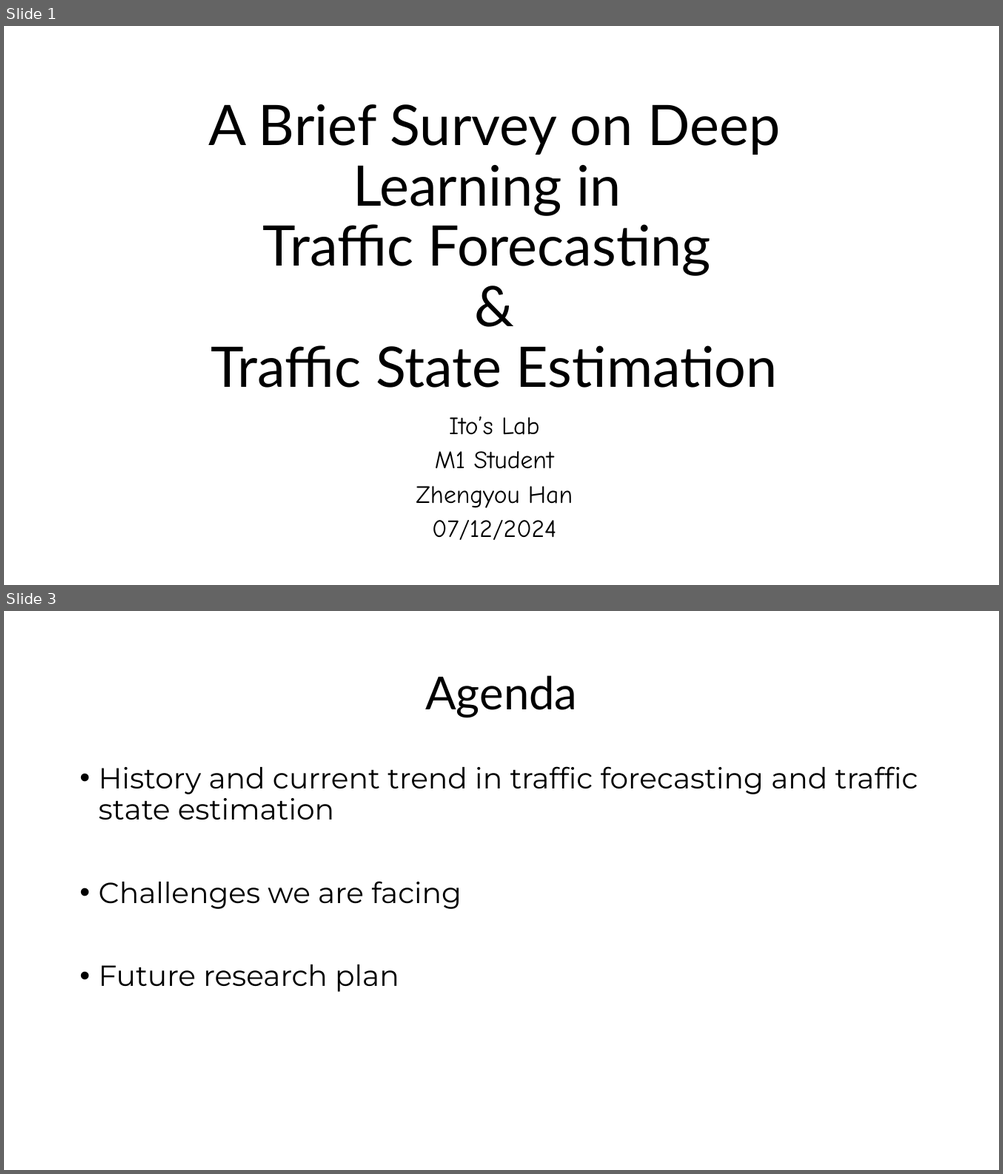
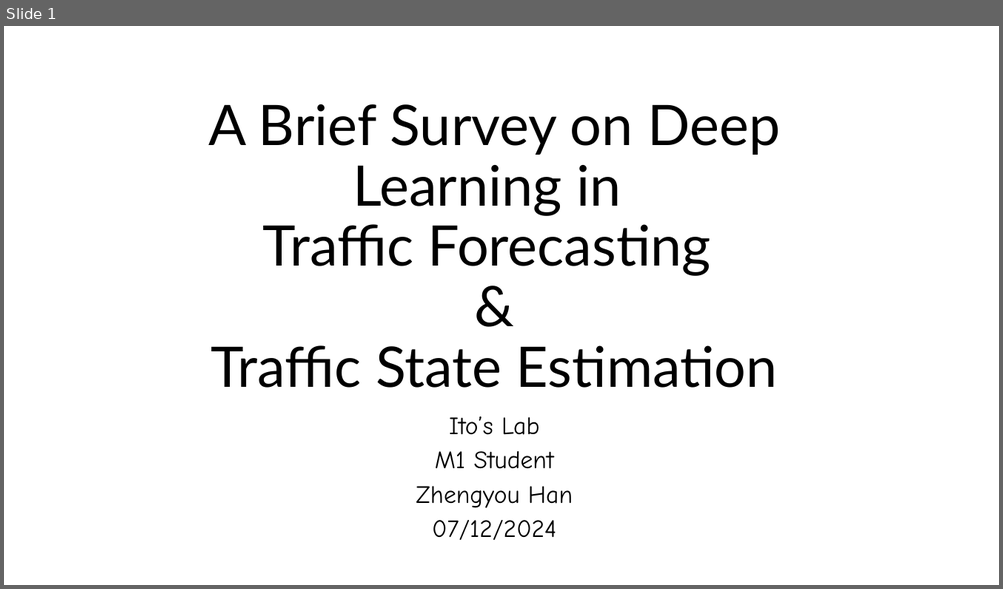
Before and after one commit to zhengyouhan/TransInfos24, a slide deck: Rinko_Drafts/A Brief Survey on Deep Learning in.pptx. Shown one above the other, each under a label of ours: slides 1 and 3 before the commit, slide 1 after it; the slides between them are not shown. The pictures are 1003x1174 and 1003x589 pixels, drawn with LibreOffice and Linux fonts; fonts in the diff are those of the drawing. Boxes give left, top, right and bottom in pixels: in the first picture for what was removed or moved away, otherwise in the second. Text is boxed around its words. In the diff, an @@ line names an element or a change of style, - is before the commit and + after.

```diff
--- a/Rinko_Drafts/A Brief Survey on Deep Learning in.pptx
+++ b/Rinko_Drafts/A Brief Survey on Deep Learning in.pptx
@@ slide 3 removed at (4, 611, 999, 1170), background #FFFFFF @@
@@ title removed at (425, 675, 577, 718) @@
-Agenda
@@ text removed at (99, 766, 918, 992) @@
-• History and current trend in traffic forecasting and traffic state estimation
-• Challenges we are facing
-• Future research plan
```
Also in this commit, not shown: 3 slides changed, 7 slides added, 1 other slide removed, 1 other file.
